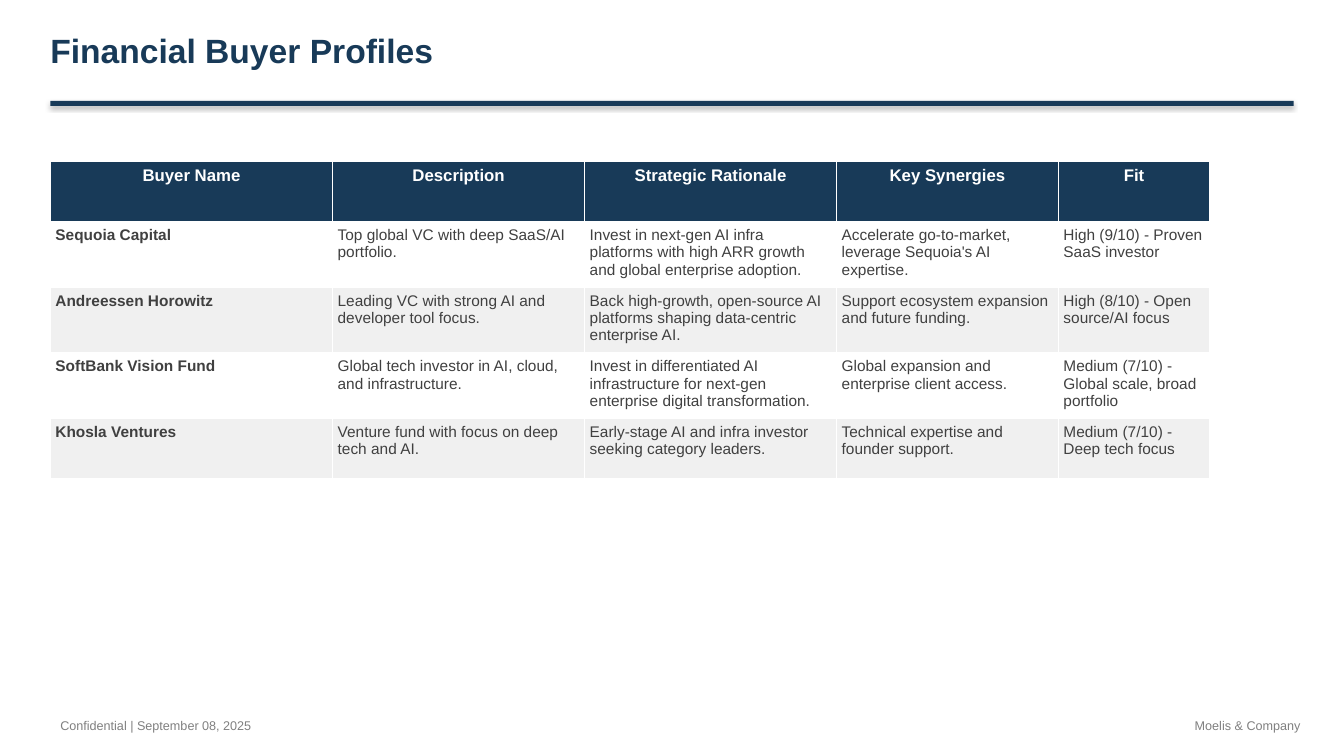
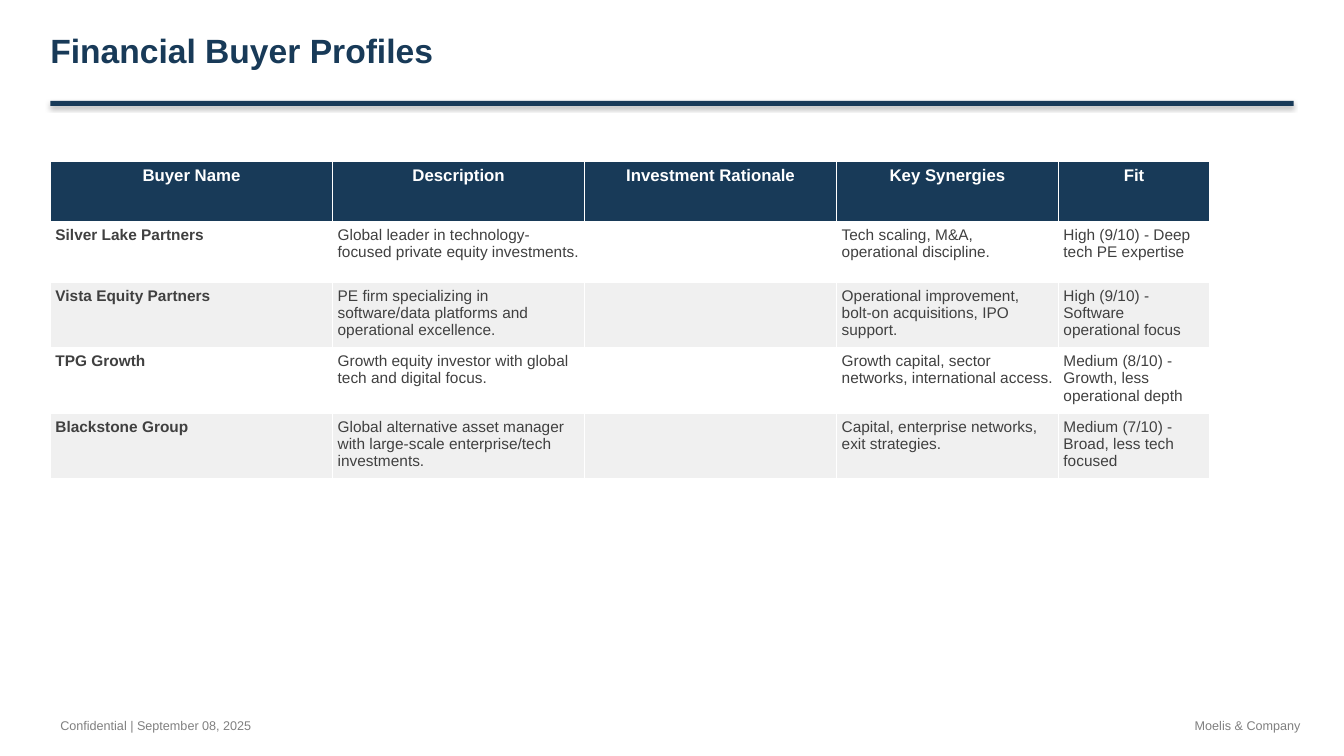
Before and after one commit to alinvb/slide_generator, a slide deck: slide 14 of ai_generated_deck.pptx. Drawn at 1344x756 pixels with LibreOffice and Linux fonts; fonts in the diff are those of the drawing. Boxes give left, top, right and bottom in pixels: in the first picture for what was removed or moved away, otherwise in the second. Text is boxed around its words. In the diff, an @@ line names an element or a change of style, - is before the commit and + after.

Commit message:
Fix critical conversation logic preventing strategic/financial buyers from being requested
- Fixed topic coverage detection confusion between sea_conglomerates and strategic/financial buyers
- Separated buyer detection logic with specific keyword requirements:
  * Strategic buyers: requires 'strategic buyer', 'strategic rationale', 'corporate buyer' terms
  * Financial buyers: requires 'financial buyer', 'private equity', 'pe fund' terms
  * Sea conglomerates: requires 'conglomerate', 'global conglomerate', 'holding company' terms
- Removed overlapping keywords that caused cross-contamination in lines 3524-3525
- Enhanced keyword specificity in topics_checklist to prevent false positives
- Ensures all three buyer sections (strategic, financial, conglomerates) are requested independently

Resolves issue where discussing global conglomerates incorrectly marked strategic/financial buyers as covered

```diff
--- a/ai_generated_deck.pptx
+++ b/ai_generated_deck.pptx
@@ table at (x1=50, y1=161, x2=1210, y2=470) @@
-row 1, column 3: Strategic Rationale
+row 1, column 3: Investment Rationale
-row 2: Sequoia Capital | Top global VC with deep SaaS/AI portfolio. | Invest in next-gen AI infra platforms with high ARR growth and global enterprise adoption. | Accelerate go-to-market, leverage Sequoia's AI expertise. | High (9/10) - Proven SaaS investor
+row 2: Silver Lake Partners | Global leader in technology-focused private equity investments. |  | Tech scaling, M&A, operational discipline. | High (9/10) - Deep tech PE expertise
-row 3: Andreessen Horowitz | Leading VC with strong AI and developer tool focus. | Back high-growth, open-source AI platforms shaping data-centric enterprise AI. | Support ecosystem expansion and future funding. | High (8/10) - Open source/AI focus
+row 3: Vista Equity Partners | PE firm specializing in software/data platforms and operational excellence. |  | Operational improvement, bolt-on acquisitions, IPO support. | High (9/10) - Software operational focus
-row 4: SoftBank Vision Fund | Global tech investor in AI, cloud, and infrastructure. | Invest in differentiated AI infrastructure for next-gen enterprise digital transformation. | Global expansion and enterprise client access. | Medium (7/10) - Global scale, broad portfolio
+row 4: TPG Growth | Growth equity investor with global tech and digital focus. |  | Growth capital, sector networks, international access. | Medium (8/10) - Growth, less operational depth
-row 5: Khosla Ventures | Venture fund with focus on deep tech and AI. | Early-stage AI and infra investor seeking category leaders. | Technical expertise and founder support. | Medium (7/10) - Deep tech focus
+row 5: Blackstone Group | Global alternative asset manager with large-scale enterprise/tech investments. |  | Capital, enterprise networks, exit strategies. | Medium (7/10) - Broad, less tech focused
```
Also in this commit, not shown: 9 other slides changed, 5 slides added, 5 slides removed, 5 other files.
